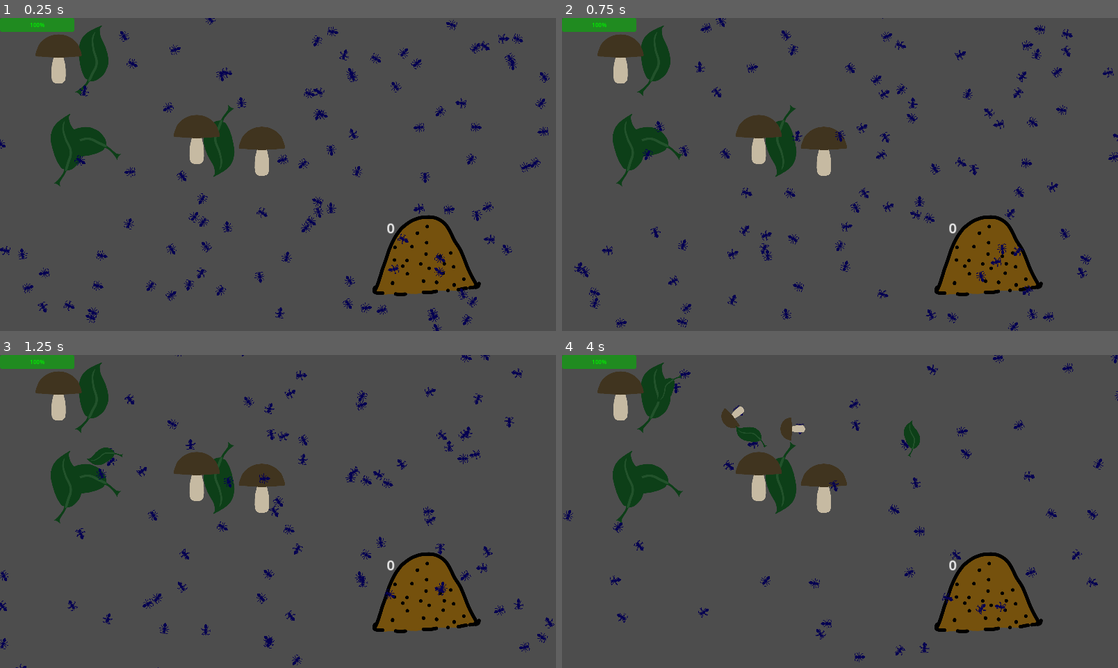
Above: before the commit, frames 1-4 (two rows, left to right).
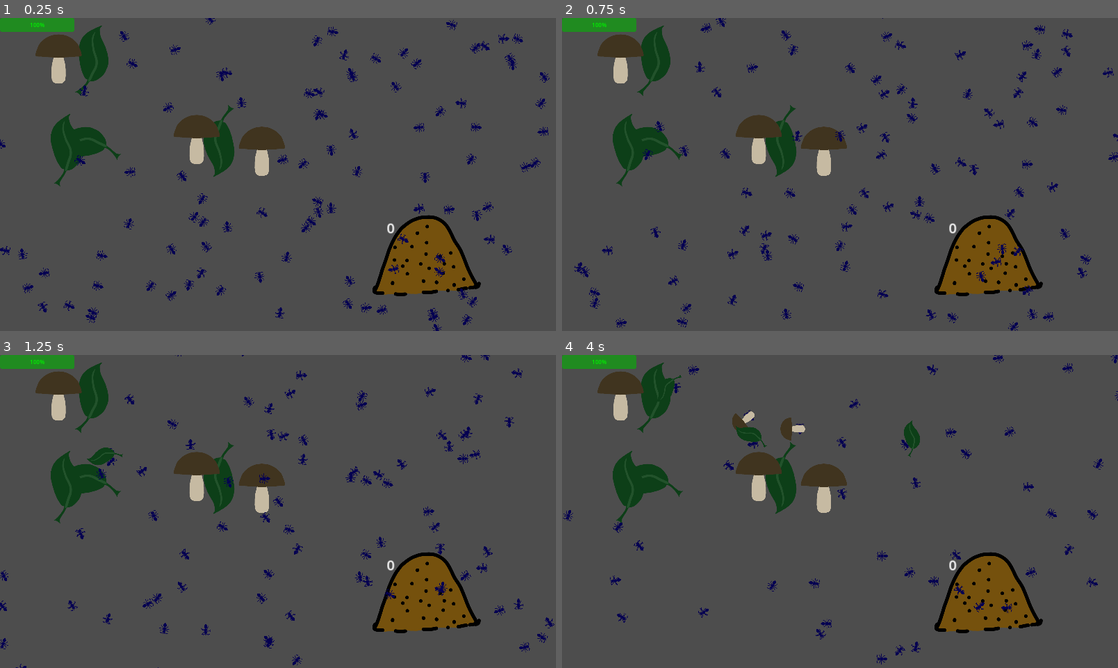
Above: after the commit, the same moments.

Repository: allemansratten/AntColonyTycoonDeluxe
Game: Godot game, scene res://game.tscn
The game is run twice, just before and just after one commit, with the same random seed, the same clock (stepped at 60 frames per second) and the same inputs.
Inputs (mouse positions are in pixels of both pictures, inside the frame that each line leads up to):
- Up to frame 1 (0.25 s): no input
- Up to frame 2 (0.75 s): move the mouse to (962, 158) at 0.52 s; click (962, 158) at 0.67 s
- Up to frame 3 (1.25 s): no input
- Up to frame 4 (4 s): move the mouse to (728, 527) at 1.27 s; click (728, 527) at 1.42 s; move the mouse to (895, 442) at 2.02 s; click (895, 442) at 2.17 s; move the mouse to (812, 574) at 2.77 s; click (812, 574) at 2.92 s; move the mouse to (1006, 558) at 3.52 s; click (1006, 558) at 3.67 s

Frame 1 is identical in both runs. In frame 2, less than 0.1% of the frame differs, in the area x 51-85%, y 44-63%; in frame 3, 0.2%; in frame 4, 1.0%, in the area x 21-94%, y 3-99%.

Commit message:
Make anthill emit pheromones

Diff:
--- a/anthill.gd
+++ b/anthill.gd
@@ -1,4 +1,8 @@
 extends Area2D
+
+@export var pheromone_strength: float = 0.5
+
+@onready var pheromone_layer = get_node("/root/Game/PheromoneLayer")
 
 var item_count: int = 0
 
@@ -9,8 +13,7 @@
 
 # Called every frame. 'delta' is the elapsed time since the previous frame.
 func _process(delta: float) -> void:
-	pass
-
+	pheromone_layer.draw_pheromone_at_position(position, delta * pheromone_strength, true, 1.5)
 
 func _on_body_entered(body: Node2D) -> void:
 	if body.is_in_group("ants"):
--- a/pheromone_layer.gd
+++ b/pheromone_layer.gd
@@ -109,16 +109,34 @@
 	material.set_shader_parameter("overlay_color", overlay_color)
 	material.set_shader_parameter("screen_size", get_viewport().get_visible_rect().size)
 
-
-func draw_pheromone_at_position(pos: Vector2, value: float, additive: bool = false) -> float:
-	"""Draws pheromone at a position, with bilinear interpolation.
+func gaussian_density(sigma: float, x: float, y: float) -> float:
+	var exponent = -(x * x + y * y) / (2 * sigma * sigma)
+	return exp(exponent) / (2 * PI * sigma * sigma)
+
+
+func get_reasonable_kernel_size(sigma: float) -> int:
+	# Calculate the kernel size to cover 3 standard deviations (99.7% of the distribution)
+	var n = int(ceil(6 * sigma))
+
+	# Ensure the size is odd (common practice for symmetric kernels)
+	if n % 2 == 0:
+		n += 1
+
+	return n
+
+
+func draw_pheromone_at_position(pos: Vector2, value: float, additive: bool = false, sigma: float = 0.5) -> float:
+	"""Draws pheromone at a position, with a Gaussian blur
 
 	Args:
 		pos: The position to draw pheromone at.
 		max_value: The maximum value the pheromone will be set to. Note that
-			we first do bilinear interpolation so the actual value may be lower.
+			we first apply Gaussian blur so the actual value will be lower.
+			`max_value` is the total applied.
 		additive: If true, will set the value to `old + new` rather than
 			`max(new, old)`.
+		sigma: The standard deviation of the Gaussian kernel used for interpolation.
+			Bigger = more blurry.
 
 	Returns:
 		The total number of pheromone added.
@@ -129,21 +147,21 @@
 
 	var grid_x_low: int = int(grid_x_float)
 	var grid_y_low: int = int(grid_y_float)
-	var grid_x_high: int = min(grid_x_low + 1, grid_size.x - 1)
-	var grid_y_high: int = min(grid_y_low + 1, grid_size.y - 1)
-
-	var fx: float = grid_x_float - grid_x_low
-	var fy: float = grid_y_float - grid_y_low
-
+
+	var kernel_size = get_reasonable_kernel_size(sigma)
+
+	var to_update = []
+
+	for y in range(grid_y_low - kernel_size, grid_y_low + kernel_size):
+		for x in range(grid_x_low - kernel_size, grid_x_low + kernel_size):
+			if x < 0 or x >= grid_size.x or y < 0 or y >= grid_size.y:
+				continue
+			var strength = gaussian_density(sigma, x + 0.5 - grid_x_float, y + 0.5 - grid_y_float)
+			to_update.append([y, x, strength])
 
 	var added_total: float = 0
 
-	for data in [
-		[grid_y_low, grid_x_low, (1 - fx) * (1 - fy)],
-		[grid_y_low, grid_x_high, fx * (1 - fy)],
-		[grid_y_high, grid_x_low, (1 - fx) * fy],
-		[grid_y_high, grid_x_high, fx * fy],
-	]:
+	for data in to_update:
 		var y = data[0]
 		var x = data[1]
 		var interpolation_value = data[2]
